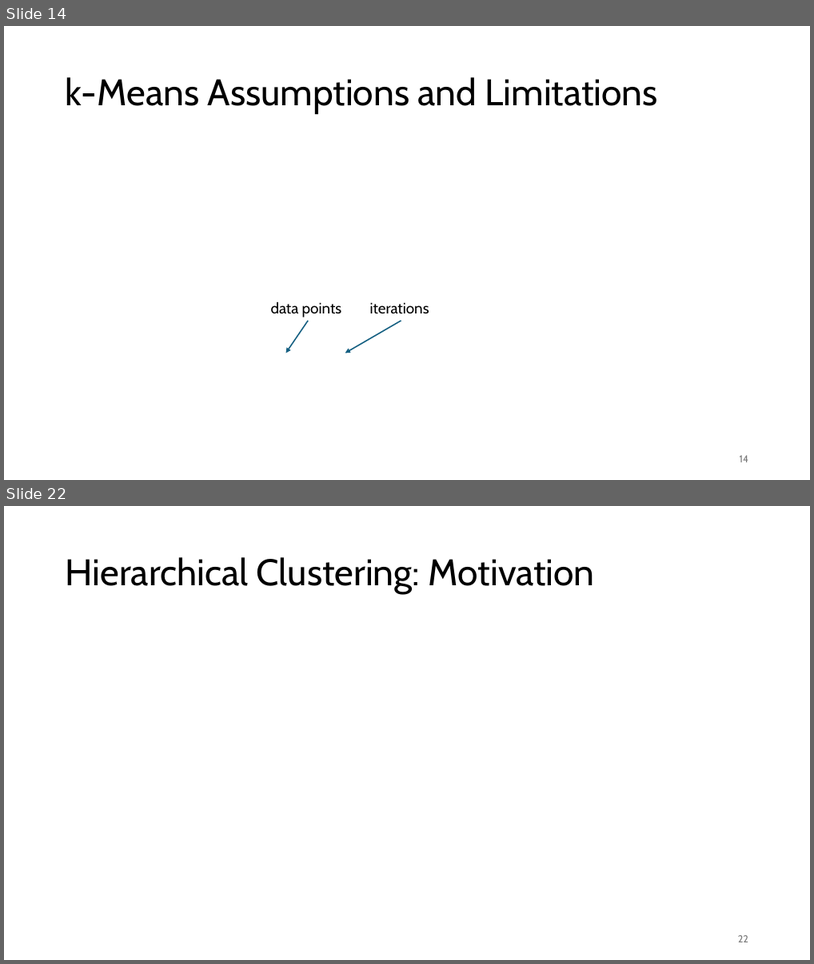
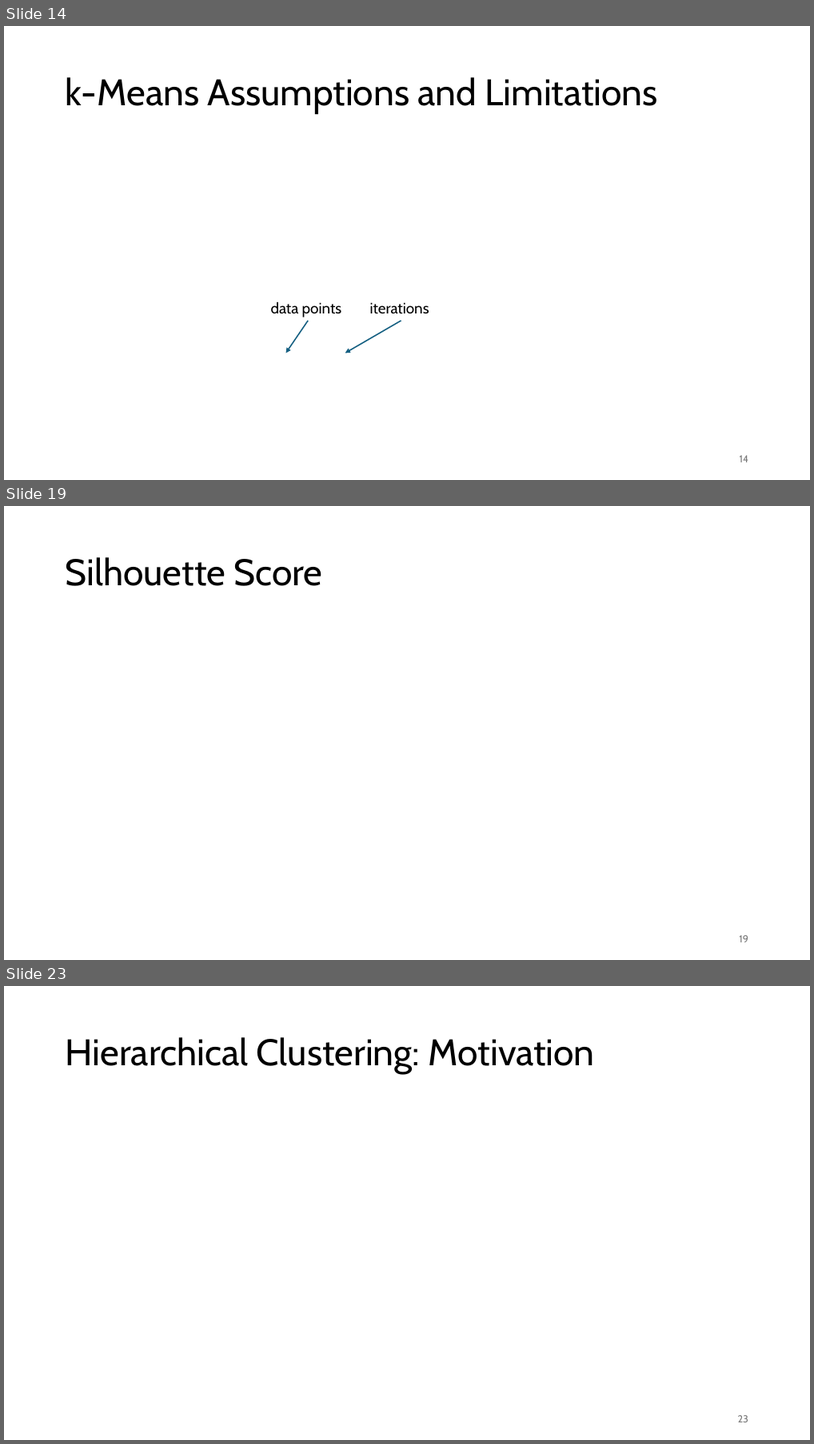
Before and after one commit to FelixWick/data_science, a slide deck: slides/2_clustering.pptx. Shown one above the other, each under a label of ours: slides 14 and 22 before the commit, slides 14, 19 and 23 after it; the slides between them are not shown. The pictures are 814x964 and 814x1444 pixels, drawn with LibreOffice and Linux fonts; fonts in the diff are those of the drawing; grey boxes stand for pictures. Boxes give left, top, right and bottom in pixels: in the first picture for what was removed or moved away, otherwise in the second. Text is boxed around its words. In the diff, an @@ line names an element or a change of style, - is before the commit and + after.

```diff
--- a/slides/2_clustering.pptx
+++ b/slides/2_clustering.pptx
@@ slide 19 added at [4,506,810,960], background #FFFFFF @@
@@ title added at [66,557,323,586], 44 pt, text #000000 @@
+Silhouette Score
@@ page number added at [739,935,749,942], 12 pt, text #797979 @@
+19
@@ what was slide 22 is now slide 23 @@
@@ page number at [738,1415,749,1422]: text changed @@
-22
+23
```
Also in this commit, not shown: 6 slides changed, 1 other slide added, 1 slide removed, 1 other file.
